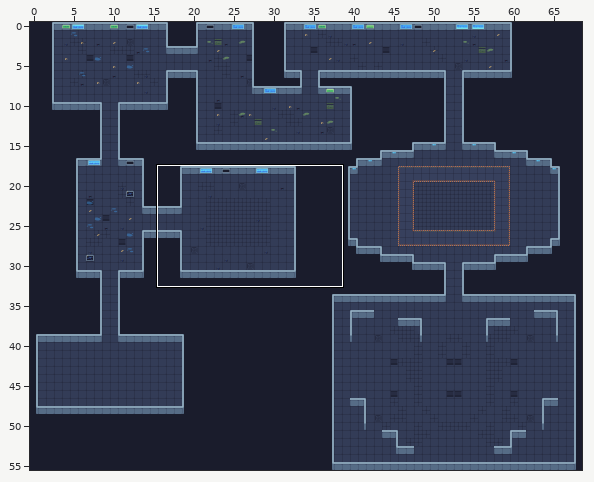
An edit to a level. LDtk project, Assets/LDtk/Feature_test.ldtk. The picture above shows the old version from afar; the outline marks the close-up.
Close-up. Before the commit:
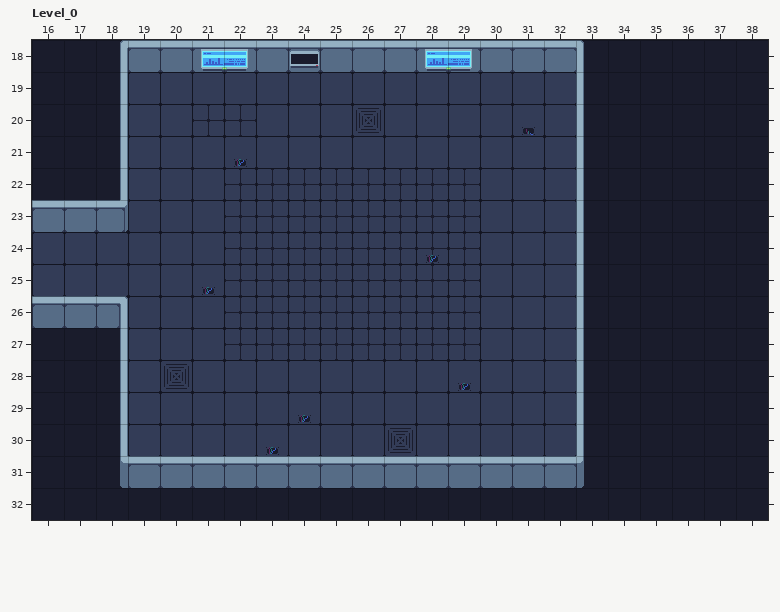
Cells are 32x32 px. Shown: Level_0 x 16..38, y 18..32. The commit also changed other parts of the map, which this record leaves out.
After the commit:
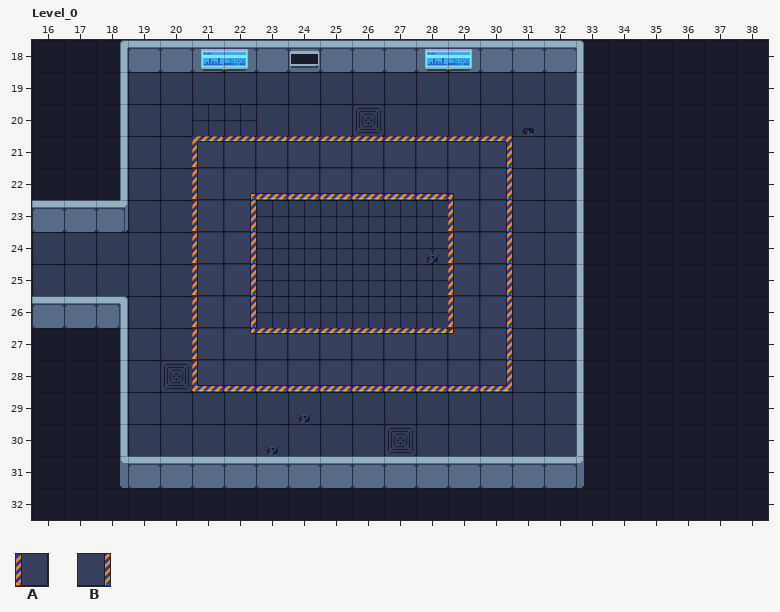
Key: from "SokobanBarrier": A 1 "Top_Left", B 2 "Bottom_Right".
_ is an empty cell, . an unchanged one.
Difference:
--- layer "SokobanBarrier"
@@ x 21..30 @@
-21 __________
-22 __________
-23 __......__
-24 __......__
-25 __......__
-26 __......__
-27 __________
-28 __________
+21 AAAAAAAAAB
+22 ABBBBBBBBB
+23 AB......AB
+24 AB......AB
+25 AB......AB
+26 AB......AB
+27 AAAAAAAAAB
+28 ABBBBBBBBB
